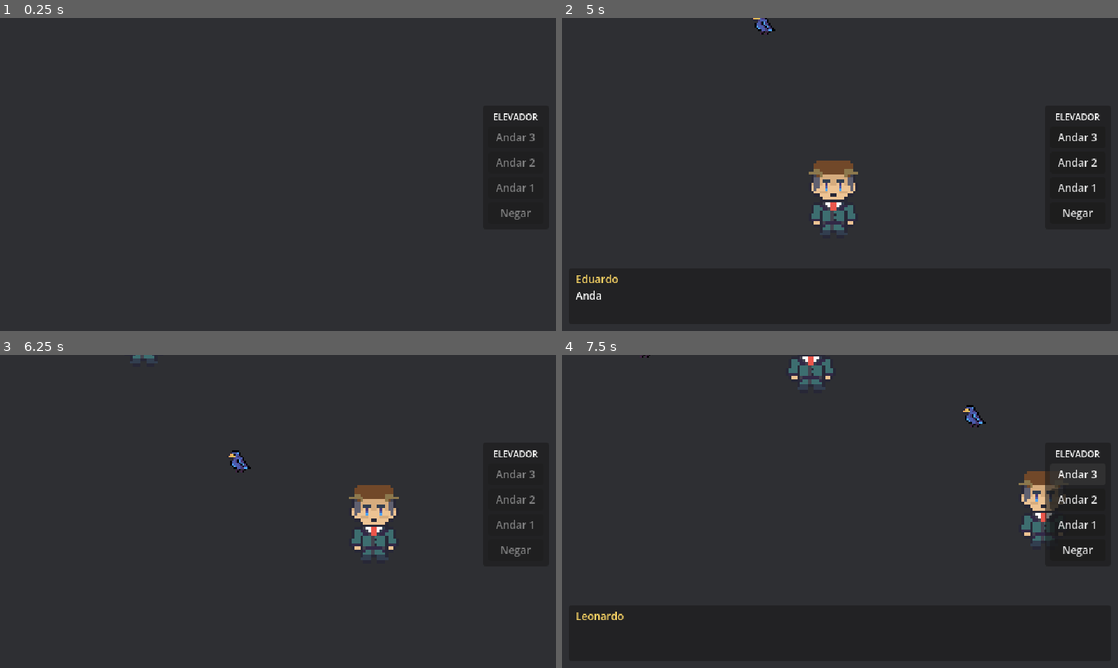
Above: before the commit, frames 1-4 (two rows, left to right).
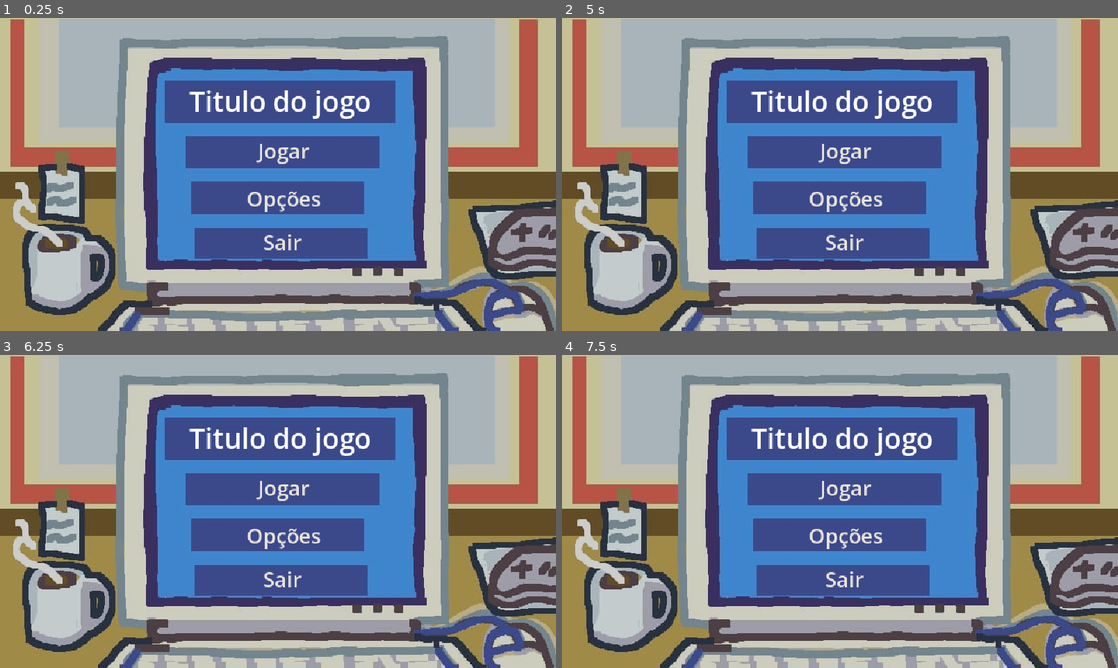
Above: after the commit, the same moments.

Repository: devrodofc/Elevator-Protocol
Game: Godot game, scene res://src/ui/menus/scenes/menu.tscn
Two runs of this game, one before a commit and one after it. Both use one fixed random seed, a clock stepped at 60 frames per second and the inputs below. Before the commit the project starts from res://src/levels/reception.tscn.
Inputs (mouse positions are in pixels of both pictures, inside the frame that each line leads up to):
- Up to frame 1 (0.25 s): no input
- Up to frame 2 (5 s): tap Enter at 0.5 s; tap 1 at 0.6, 3.6 s; tap Space at 1.25 s; tap 2 at 1.35, 4.35 s; tap 3 at 2.1 s; tap N at 2.85 s
- Up to frame 3 (6.25 s): click (517, 473) at 5 s, where only the run before the commit has a clickable "Andar 3"; tap 3 at 5.85 s
- Up to frame 4 (7.5 s): tap N at 6.6 s; tap 1 at 7.35 s

The runs differ from the first frame. In frame 1, 97% of the frame differs, in the area x 0-100%, y 0-100%; in frame 2, 98%; in frame 3, 97%; in frame 4, 98%.

Commit message:
adicionado menu principal e botoes de jogar e sair

Diff:
--- a/project.godot
+++ b/project.godot
@@ -11,7 +11,7 @@
 [application]
 
 config/name="GamejamPlus-2026"
-run/main_scene="uid://ck6pn78lk8av7"
+run/main_scene="uid://b6hgpbqqj2j76"
 config/features=PackedStringArray("4.7")
 config/icon="res://icon.svg"
 
--- /dev/null
+++ b/src/ui/menus/scenes/menu.tscn
@@ -0,0 +1,92 @@
+[gd_scene format=3 uid="uid://b6hgpbqqj2j76"]
+
+[ext_resource type="Texture2D" uid="uid://bb6a82yvw2cxp" path="res://src/ui/menus/assets/tela de fundo inicial.jpeg" id="1_is1k3"]
+[ext_resource type="Script" uid="uid://d4iivy11yyffy" path="res://src/ui/menus/scripts/menu.gd" id="1_wcxd3"]
+
+[node name="Menu" type="Control" unique_id=1171505832]
+layout_mode = 3
+anchors_preset = 15
+anchor_right = 1.0
+anchor_bottom = 1.0
+grow_horizontal = 2
+grow_vertical = 2
+script = ExtResource("1_wcxd3")
+
+[node name="TextureRect" type="TextureRect" parent="." unique_id=987170725]
+layout_mode = 1
+anchors_preset = 15
+anchor_right = 1.0
+anchor_bottom = 1.0
+grow_horizontal = 2
+grow_vertical = 2
+mouse_filter = 2
+texture = ExtResource("1_is1k3")
+expand_mode = 1
+stretch_mode = 6
+metadata/_edit_lock_ = true
+
+[node name="DarkOverlay" type="ColorRect" parent="." unique_id=1509569264]
+layout_mode = 1
+anchors_preset = 15
+anchor_right = 1.0
+anchor_bottom = 1.0
+grow_horizontal = 2
+grow_vertical = 2
+color = Color(0, 0, 0, 0.19607843)
+
+[node name="GameTitle" type="Label" parent="." unique_id=1936966435]
+layout_mode = 0
+offset_left = 218.0
+offset_top = 73.0
+offset_right = 428.0
+offset_bottom = 118.0
+theme_override_font_sizes/font_size = 32
+text = "Titulo do jogo"
+
+[node name="Play" type="LinkButton" parent="." unique_id=80030593]
+layout_mode = 0
+offset_left = 297.0
+offset_top = 136.0
+offset_right = 356.0
+offset_bottom = 170.0
+focus_mode = 2
+theme_override_colors/font_color = Color(0.9098039, 0.89411765, 0.8627451, 1)
+theme_override_colors/font_focus_color = Color(1, 0.81960785, 0.4, 1)
+theme_override_colors/font_pressed_color = Color(1, 1, 1, 1)
+theme_override_colors/font_hover_color = Color(1, 0.81960785, 0.4, 1)
+theme_override_colors/font_hover_pressed_color = Color(1, 0.81960785, 0.4, 1)
+theme_override_font_sizes/font_size = 24
+text = "Jogar"
+underline = 2
+
+[node name="Options" type="LinkButton" parent="." unique_id=1845285801]
+layout_mode = 0
+offset_left = 284.0
+offset_top = 191.0
+offset_right = 370.0
+offset_bottom = 225.0
+focus_mode = 2
+theme_override_colors/font_color = Color(0.9098039, 0.89411765, 0.8627451, 1)
+theme_override_colors/font_focus_color = Color(1, 0.81960785, 0.4, 1)
+theme_override_colors/font_pressed_color = Color(1, 1, 1, 1)
+theme_override_colors/font_hover_color = Color(1, 0.81960785, 0.4, 1)
+theme_override_colors/font_hover_pressed_color = Color(1, 0.81960785, 0.4, 1)
+theme_override_font_sizes/font_size = 24
+text = "Opções"
+underline = 2
+
+[node name="Quit" type="LinkButton" parent="." unique_id=2098872156]
+layout_mode = 0
+offset_left = 303.0
+offset_top = 241.0
+offset_right = 362.0
+offset_bottom = 275.0
+focus_mode = 2
+theme_override_colors/font_color = Color(0.9098039, 0.89411765, 0.8627451, 1)
+theme_override_colors/font_focus_color = Color(1, 0.81960785, 0.4, 1)
+theme_override_colors/font_pressed_color = Color(1, 1, 1, 1)
+theme_override_colors/font_hover_color = Color(1, 0.81960785, 0.4, 1)
+theme_override_colors/font_hover_pressed_color = Color(1, 0.81960785, 0.4, 1)
+theme_override_font_sizes/font_size = 24
+text = "Sair"
+underline = 2
--- /dev/null
+++ b/src/ui/menus/scripts/menu.gd
@@ -0,0 +1,19 @@
+extends Control
+
+@onready var play_button: LinkButton = $Play
+@onready var quit_button: LinkButton = $Quit
+
+
+func _ready() -> void:
+	play_button.pressed.connect(_on_play_pressed)
+	quit_button.pressed.connect(_on_quit_pressed)
+
+
+func _on_play_pressed() -> void:
+	get_tree().change_scene_to_file(
+        "res://src/levels/reception.tscn"
+	)
+
+
+func _on_quit_pressed() -> void:
+	get_tree().quit()
Binary file added: src/ui/menus/assets/tela de fundo inicial.jpeg
Not shown, added: src/ui/menus/assets/tela de fundo inicial.jpeg.import
Not shown, added: src/ui/menus/scripts/menu.gd.uid
Not shown, removed: src/levels/exemple_level1/.gitkeep
